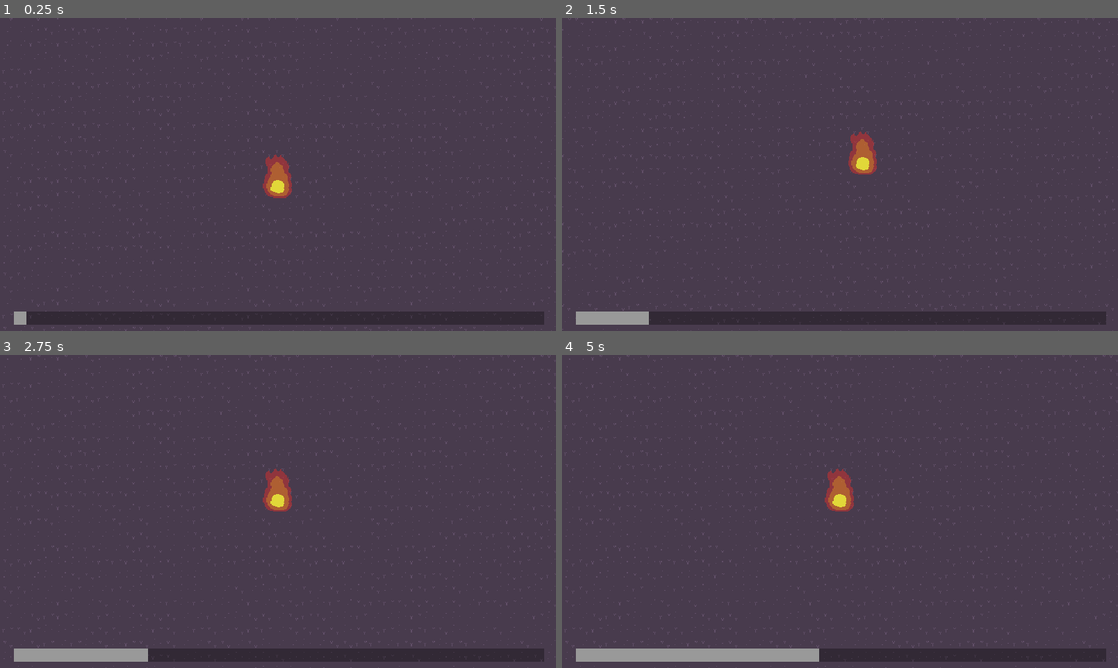
Above: before the commit, frames 1-4 (two rows, left to right).
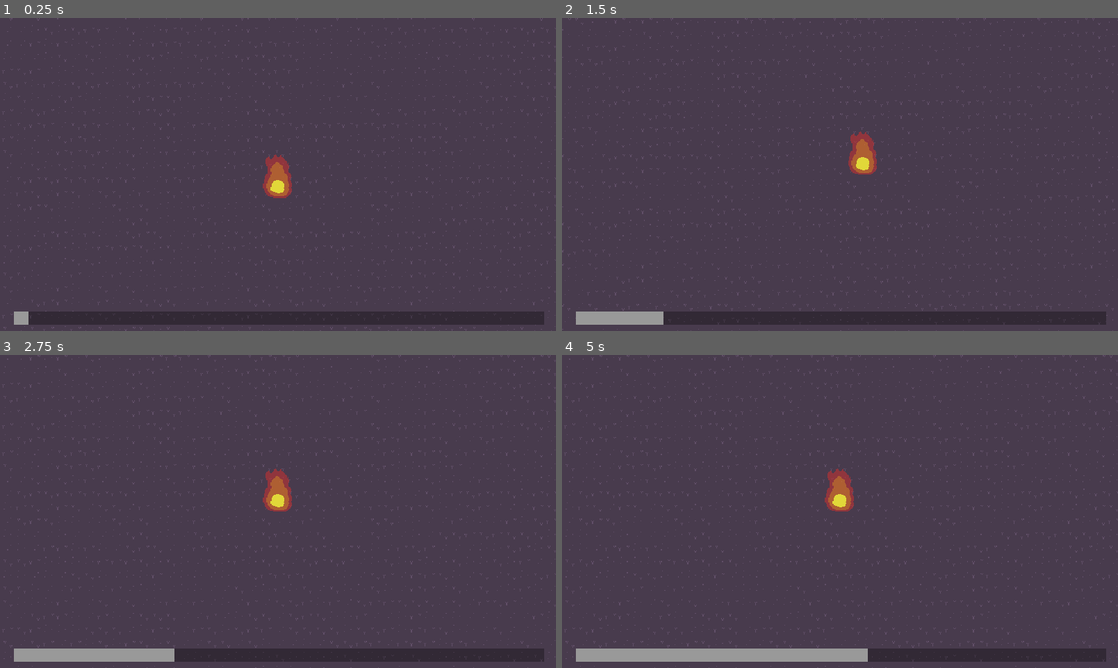
Above: after the commit, the same moments.

Repository: sushitoad/tower-defense-prototype
Game: Godot game, scene res://scenes/test_scene.tscn
Two runs of this game, one before a commit and one after it. Both use one fixed random seed, a clock stepped at 60 frames per second and the inputs below. The engine's default icon, where the game draws it, is replaced by a stand-in: a white triangle on a blue panel in a dark square.
Inputs (mouse positions are in pixels of both pictures, inside the frame that each line leads up to):
- Up to frame 1 (0.25 s): no input
- Up to frame 2 (1.5 s): move the mouse to (962, 158) at 0.52 s; tap S (CameraDown) at 0.6 s; move the mouse to (728, 190) at 1.27 s; tap A (CameraLeft) at 1.35 s
- Up to frame 3 (2.75 s): move the mouse to (333, 442) at 2.02 s; tap D (CameraRight) at 2.1 s
- Up to frame 4 (5 s): move the mouse to (812, 574) at 2.77 s; tap W (CameraUp) at 2.85 s; move the mouse to (1006, 558) at 3.52 s; click (1006, 558) at 3.6 s; move the mouse to (673, 464) at 4.27 s; tap S (CameraDown) at 4.35 s

The runs differ from the first frame. In frame 1, less than 0.1% of the frame differs, in the area x 4-6%, y 93-98%; in frame 2, 0.1%; in frame 3, 0.2%; in frame 4, 0.4%, in the area x 46-55%, y 93-98%.
Error in both runs: Invalid access to property or key 'isBeingPlaced' on a base object of type 'Nil'. (res://scripts/tower_manager.gd:31)

Commit message:
spawner activation

Diff:
--- a/scenes/build_ui.tscn
+++ b/scenes/build_ui.tscn
@@ -54,7 +54,6 @@
 value = 50.0
 show_percentage = false
 script = ExtResource("2_xa1c1")
-timeToCharge = 12.0
 
 [node name="BasicTowerButton" type="Button" parent="CanvasLayer"]
 anchors_preset = 7
--- a/scenes/test_scene.tscn
+++ b/scenes/test_scene.tscn
@@ -7,7 +7,6 @@
 [ext_resource type="PackedScene" uid="uid://nwxp6m1042v5" path="res://scenes/the_heartfire.tscn" id="4_7ddre"]
 [ext_resource type="PackedScene" uid="uid://c3ly8m2djtyo2" path="res://scenes/enemy_spawner.tscn" id="5_6qxox"]
 [ext_resource type="PackedScene" uid="uid://dncxjlgaytiy" path="res://scenes/charge_tower.tscn" id="8_h3xc6"]
-[ext_resource type="Texture2D" uid="uid://dte7ua0we0ylg" path="res://icon.svg" id="9_h3xc6"]
 [ext_resource type="PackedScene" uid="uid://bke6wmd6gbbnp" path="res://scenes/camera.tscn" id="10_s36qc"]
 
 [sub_resource type="TileSetAtlasSource" id="TileSetAtlasSource_s36qc"]
@@ -39,15 +38,32 @@
 
 [node name="EnemySpawner" parent="." instance=ExtResource("5_6qxox")]
 position = Vector2(-119, 28)
-spawnNumberBase = 2
-enemySpawnRatio = 0.25
+enemySpawnRatio = 0.75
 timeBetweenSpawns = 12.0
 timeToIncreaseSpawns = 50.0
 
 [node name="EnemySpawner2" parent="." instance=ExtResource("5_6qxox")]
 position = Vector2(1441, 9)
-enemySpawnRatio = 0.75
+enemySpawnRatio = 0.25
 timeBetweenSpawns = 15.0
+
+[node name="EnemySpawner3" parent="." instance=ExtResource("5_6qxox")]
+position = Vector2(-97, 985)
+spawnNumberBase = 2
+timeBetweenSpawns = 15.0
+timeToIncreaseSpawns = 20.0
+activatesLater = true
+activationTime = 30.0
+
+[node name="EnemySpawner4" parent="." instance=ExtResource("5_6qxox")]
+position = Vector2(948, 853)
+spawnNumberBase = 3
+enemySpawnRatio = 0.0
+timeBetweenSpawns = 20.0
+timeToIncreaseSpawns = 20.0
+spawnDelay = 0.4
+activatesLater = true
+activationTime = 60.0
 
 [node name="TheHeartfire" parent="." instance=ExtResource("4_7ddre")]
 position = Vector2(598, 531)
@@ -60,12 +76,4 @@
 
 [node name="Camera2D" parent="." instance=ExtResource("10_s36qc")]
 
-[node name="Icon" type="Sprite2D" parent="."]
-position = Vector2(-102, 975)
-texture = ExtResource("9_h3xc6")
-
-[node name="Icon2" type="Sprite2D" parent="."]
-position = Vector2(950, 850)
-texture = ExtResource("9_h3xc6")
-
 [connection signal="on_destroyed" from="TheHeartfire" to="LevelManager" method="GameOver"]
--- a/scripts/build_ui.gd
+++ b/scripts/build_ui.gd
@@ -1,6 +1,8 @@
 extends Control
 
 var isMouseOverButton: bool = false
+@export var timeToFullCharge: float = 10
+@export var chargeMaxNumber: int = 5
 @export var chargeIcons: Array[TextureRect]
 
 func _ready() -> void:
--- a/scripts/charge_bar.gd
+++ b/scripts/charge_bar.gd
@@ -1,8 +1,8 @@
 extends ProgressBar
 
 signal chargeAmountChanged
-@export var timeToCharge: float = 10
-@export var chargeCap: int = 5
+var timeToCharge: float = 10
+var chargeCap: int = 5
 var numberOfCharges: int = 0
 var chargeTowerBoost: float = 1
 var currentCharge: float = 0
@@ -10,6 +10,8 @@
 func _ready() -> void:
 	max_value = timeToCharge
 	value = 0
+	timeToCharge = $"../..".timeToFullCharge
+	chargeCap = $"../..".chargeMaxNumber
 
 func _process(delta: float) -> void:
 	if chargeTowerBoost < 1:
--- a/scripts/enemy_spawner.gd
+++ b/scripts/enemy_spawner.gd
@@ -8,17 +8,38 @@
 @export var timeBetweenSpawns: float = 10
 @export var timeToIncreaseSpawns: float = 30
 @export var spawnDelay: float = 0.3
+@export var activatesLater: bool = false
+@export var activationTime: float = 120
+var activated: bool = false
+var timeOfActivation: float
 var levelManager: Node
 
 func _ready() -> void:
 	$SpawnTimer.wait_time = timeBetweenSpawns
 	levelManager = get_parent().get_node("LevelManager")
+	if activatesLater:
+		$SpawnTimer.stop()
+		$Sprite2D.visible = false
+		activated = false
+	else:
+		activated = true
+		timeOfActivation = levelManager.timeSinceLevelLoad
+
+func _process(delta: float) -> void:
+	if activatesLater:
+		if !activated:
+			if levelManager.timeSinceLevelLoad >= activationTime:
+				$SpawnTimer.start()
+				$Sprite2D.visible = true
+				activated = true
+				timeOfActivation = levelManager.timeSinceLevelLoad
+				print(self.name + " activated")
 
 func _on_spawn_timer_timeout() -> void:
 	SpawnAllEnemies()
 
 func SpawnAllEnemies():
-	var numberToSpawn = spawnNumberBase + roundi(levelManager.timeSinceLevelLoad / timeToIncreaseSpawns)
+	var numberToSpawn = spawnNumberBase + roundi((levelManager.timeSinceLevelLoad - timeOfActivation) / timeToIncreaseSpawns)
 	var numberOfOne: int = roundi(numberToSpawn * enemySpawnRatio)
 	var numberOfTwo: int = numberToSpawn - numberOfOne
 	SpawnEnemyType(numberOfOne, enemyTypeOne)
Binary file changed: Aseprite files/ground tileset proto 1.aseprite
Not shown: 1 places in scenes/build_ui.tscn that only renumber resources
Not shown: 1 places in scenes/test_scene.tscn that only renumber resources
